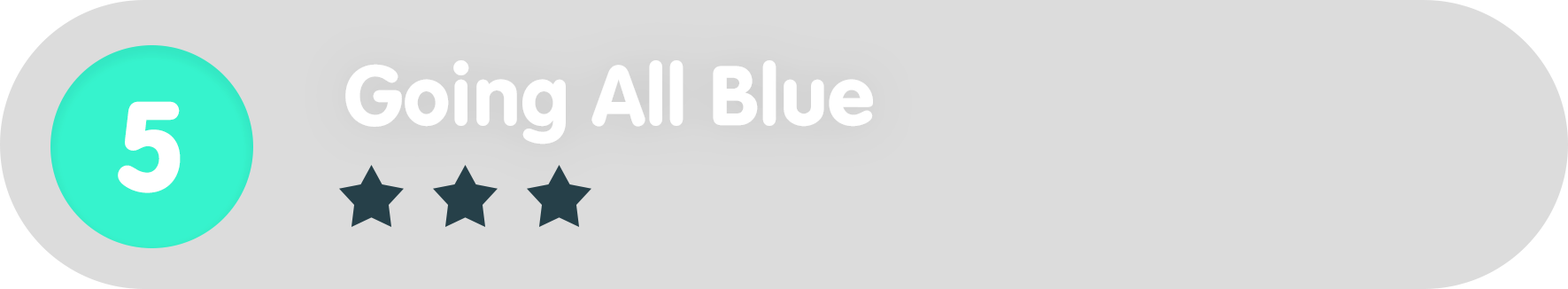
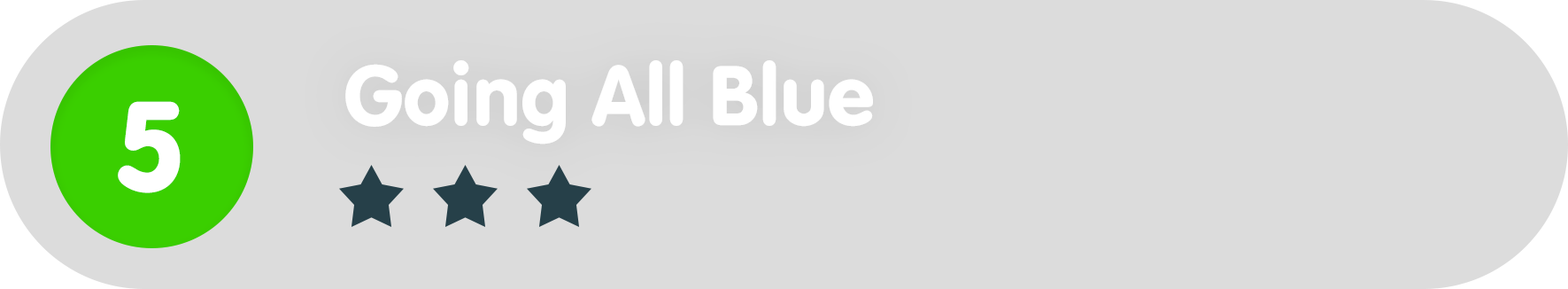
Comparing the layer stacks of the two 1568 × 289 images. Changes:
painted on "Ellipse_green" over [50, 45, 254, 248]
